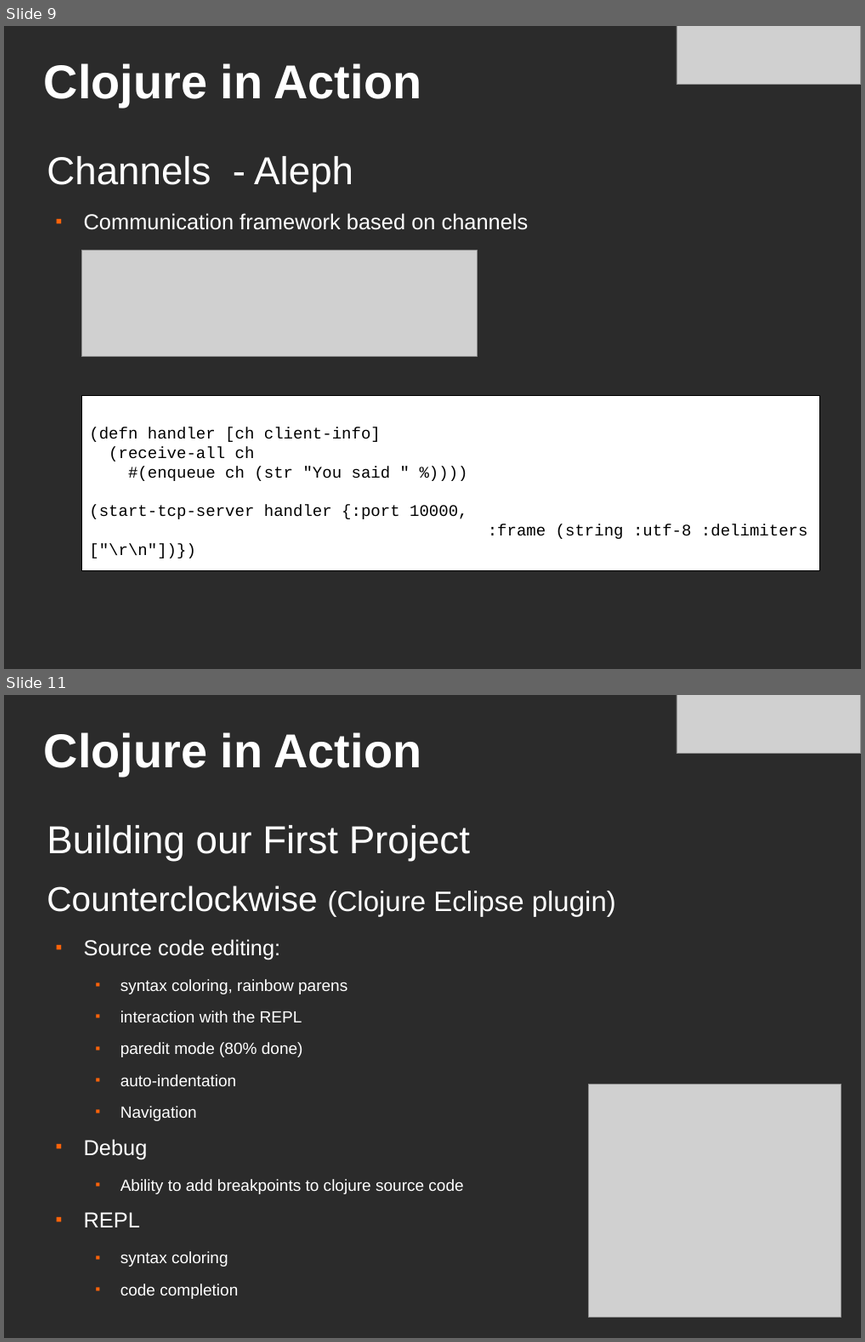
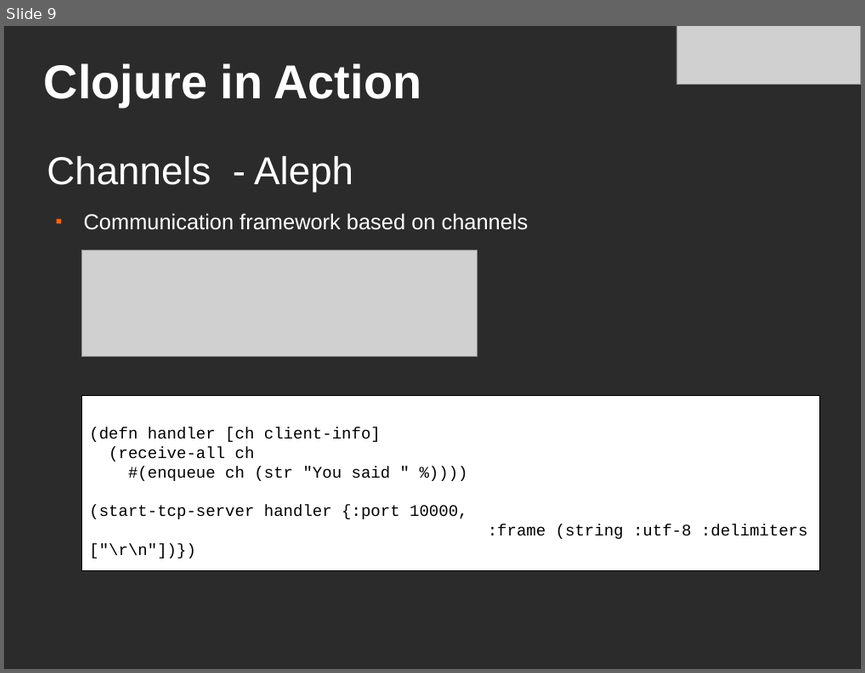
Before and after one commit to cincy-functional-programmers/cincyfp-presentations, a slide deck: jun-2011/clojure-in-action-cincyfp.odp. Shown one above the other, each under a label of ours: slides 9 and 11 before the commit, slide 9 after it; the slides between them are not shown. The pictures are 865x1342 and 865x673 pixels, drawn with LibreOffice and Linux fonts; fonts in the diff are those of the drawing; grey boxes stand for pictures; background and template pictures are left out; a plain dark background stands for a picture behind light text. Boxes give left, top, right and bottom in pixels: in the first picture for what was removed or moved away, otherwise in the second. Text is boxed around its words. In the diff, an @@ line names an element or a change of style, - is before the commit and + after.

```diff
--- a/jun-2011/clojure-in-action-cincyfp.odp
+++ b/jun-2011/clojure-in-action-cincyfp.odp
@@ slide 11 removed at bbox=[4, 695, 861, 1338], background picture (left out) @@
@@ picture removed at bbox=[676, 695, 861, 754] @@
@@ title removed at bbox=[44, 732, 422, 776] @@
-Clojure in Action
@@ text removed at bbox=[46, 825, 616, 1299] @@
-Building our First Project
-Counterclockwise (Clojure Eclipse plugin)
-■ Source code editing:
-  ■ syntax coloring, rainbow parens
-  ■ interaction with the REPL
-  ■ paredit mode (80% done)
-  ■ auto-indentation
-  ■ Navigation
-■ Debug
-  ■ Ability to add breakpoints to clojure source code
-■ REPL
-  ■ syntax coloring
-  ■ code completion
@@ picture removed at bbox=[589, 1083, 841, 1317] @@
```
Also in this commit, not shown: 2 slides changed, 6 slides added, 1 other slide removed.
